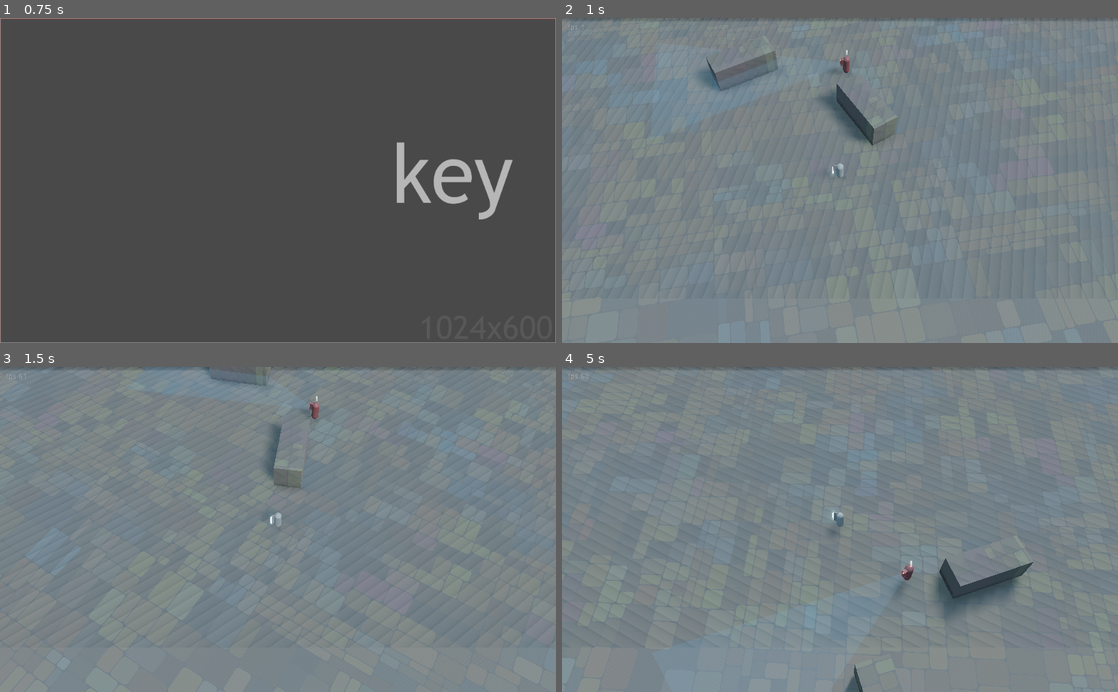
Above: before the commit, frames 1-4 (two rows, left to right).
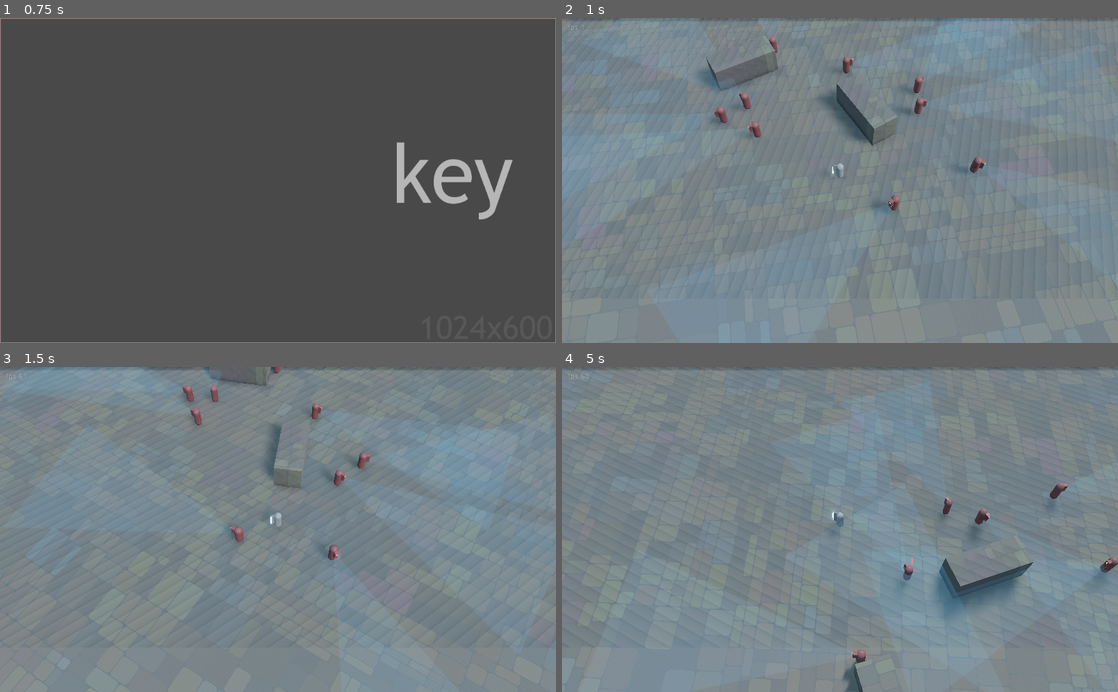
Above: after the commit, the same moments.

Repository: ioxu/key
Game: Godot game, scene res://scenes/splash.tscn
Two runs of this game, one before a commit and one after it. Both use one fixed random seed, a clock stepped at 60 frames per second and the inputs below.
Inputs (mouse positions are in pixels of both pictures, inside the frame that each line leads up to):
- Up to frame 1 (0.75 s): tap Enter at 0.5 s; move the mouse to (400, 164) at 0.52 s; hold D (move_right) from 0.53 s (still down); hold Left (camera_rotate_left) from 0.53 s (still down); click (400, 164) at 0.67 s
- Up to frame 2 (1 s): keep holding D (move_right); keep holding Left (camera_rotate_left); tap Space (jump) at 0.77 s
- Up to frame 3 (1.5 s): move the mouse to (166, 545) at 1.27 s; release D (move_right) at 1.28 s; release Left (camera_rotate_left) at 1.28 s; hold S (move_down) from 1.28 s (still down); tap Right (camera_rotate_right) at 1.35 s
- Up to frame 4 (5 s): tap Space (jump) at 1.52, 3.02, 3.77, 4.52 s; move the mouse to (895, 458) at 2.02 s; release S (move_down) at 2.03 s; hold D (move_right) 2.03-2.78 s; click (895, 458) at 2.1 s; move the mouse to (812, 594) at 2.77 s; hold W (move_up) 2.78-3.53 s; tap Left (camera_rotate_left) at 2.85 s; click (812, 594) at 2.92 s; move the mouse to (1006, 578) at 3.52 s; hold Right (camera_rotate_right) 3.53-4.28 s; hold A (move_left) from 3.53 s (still down); move the mouse to (673, 480) at 4.27 s; click (673, 480) at 4.35 s

Frame 1 is identical in both runs. In frame 2, 2.1% of the frame differs, in the area x 0-88%, y 0-60%; in frame 3, 1.8%; in frame 4, 3.6%, in the area x 50-100%, y 13-98%.

Commit message:
enemies in attacl look at player

Diff:
--- a/data/enemies/Enemy.gd
+++ b/data/enemies/Enemy.gd
@@ -14,7 +14,7 @@
 var last_direction := Vector3.ZERO
 var current_vertical_speed := Vector3.ZERO
 var movement := Vector3.ZERO
-var max_turn_rate := deg2rad(5.0)
+var max_turn_rate := deg2rad(300.0)
 var speed := Vector3.ZERO
 var is_airborne : = false
 var gravity := -10.0
@@ -50,6 +50,7 @@
 		travel_path.position_offset = Vector3(0.0, -0.5, 0.0)
 		get_node("/root/").add_child(travel_path)
 
+	$alert_icon.visible = false
 
 func bullet_hit(bullet):
 	var damage = damage_rng.randf_range(bullet.damage_range[0], bullet.damage_range[1])
@@ -76,11 +77,21 @@
 		spd = bias((speed_noise+1.0)/2.0, 0.2)
 	elif speed_noise < -0.35:
 		spd = -0.4 * bias((abs(speed_noise)+1.0)/2.0, 0.2)
-	movement_speed = spd * 7.5 * delta * 100.0
+	movement_speed = -1 * spd * 7.5 * delta * 100.0
 
 
 func _attack(delta):
-	pass
+	rotate_toward_target(delta)
+	#pass
+
+
+func rotate_toward_target(delta):
+	var to = target.global_transform.origin
+	var look = Vector3(to.x, global_transform.origin.y , to.z)
+	var T=global_transform.looking_at(look, Vector3(0,1,0))
+	global_transform.basis.x = lerp(global_transform.basis.x, T.basis.x, delta * max_turn_rate )
+	global_transform.basis.y = lerp(global_transform.basis.y, T.basis.y, delta * max_turn_rate )
+	global_transform.basis.z = lerp(global_transform.basis.z, T.basis.z, delta * max_turn_rate )
 
 
 func _physics_process(delta):
@@ -134,6 +145,7 @@
 	if body.is_in_group("Player"):
 		print(self, " spotted ", body.get_path(), "!")
 		$statemachine.set_state("attack")
+		$alert_icon.visible = true
 		target = body
 
 
@@ -141,4 +153,5 @@
 	if body.is_in_group("Player"):
 		print(self, " lost sight of ", body.get_path(), "!")
 		$statemachine.set_state("idle")
+		$alert_icon.visible = false
 		target = null
--- a/data/enemies/Enemy.tscn
+++ b/data/enemies/Enemy.tscn
@@ -9,8 +9,8 @@
 [ext_resource path="res://data/statemachine/enemy/enemyFSM.gd" type="Script" id=7]
 
 [sub_resource type="CapsuleShape" id=1]
-radius = 0.46698
-height = 0.830261
+radius = 0.55
+height = 0.55
 
 [sub_resource type="CapsuleMesh" id=2]
 radius = 0.273
@@ -65,7 +65,7 @@
 shape = SubResource( 1 )
 
 [node name="MeshInstance" type="MeshInstance" parent="."]
-transform = Transform( 1, 0, 0, 0, -1.62921e-07, 1, 0, -1, -1.62921e-07, 0, 0, 0 )
+transform = Transform( -1, 3.25841e-07, 5.30863e-14, 0, -1.62921e-07, 1, 3.25841e-07, 1, 1.62921e-07, 0, 0, 0 )
 mesh = SubResource( 2 )
 material/0 = ExtResource( 1 )
 
@@ -92,7 +92,7 @@
 shape = SubResource( 7 )
 
 [node name="vision_area" type="Area" parent="."]
-transform = Transform( 1, 0, 0, 0, 1, 0, 0, 0, 1, 0, 0.538681, 0 )
+transform = Transform( -1, 0, -3.25841e-07, 0, 1, 0, 3.25841e-07, 0, -1, 0, 0.538681, 0 )
 
 [node name="CollisionPolygon" type="CollisionPolygon" parent="vision_area"]
 transform = Transform( -1.62921e-07, -1, 1.62921e-07, 0, -1.62921e-07, -1, 1, -1.62921e-07, 2.65431e-14, 0, 0, 0 )
@@ -105,9 +105,10 @@
 material = SubResource( 8 )
 
 [node name="alert_icon" type="Sprite3D" parent="."]
-transform = Transform( 1, 0, 0, 0, 1, 0, 0, 0, 1, 0, 1.25684, 0 )
+transform = Transform( 1, 0, 0, 0, 1, 0, 0, 0, 1, 0, 1.67777, 0 )
 cast_shadow = 0
-opacity = 0.69
+modulate = Color( 1, 0.36, 0.36, 1 )
+opacity = 0.91
 pixel_size = 0.03
 billboard = 1
 texture = ExtResource( 6 )
--- a/scenes/level.tscn
+++ b/scenes/level.tscn
@@ -112,39 +112,24 @@
 
 [node name="Enemy3" parent="." instance=ExtResource( 4 )]
 transform = Transform( 0.0339052, 0, 0.999425, 0, 1, 0, -0.999425, 0, 0.0339052, -12.5604, 1.18355, 2.78339 )
-active = false
 
 [node name="Enemy4" parent="." instance=ExtResource( 4 )]
 transform = Transform( -0.988788, 0, -0.149328, 0, 1, 0, 0.149328, 0, -0.988788, -5.73695, 1.18355, 7.08563 )
-visible = false
-active = false
 
 [node name="Enemy5" parent="." instance=ExtResource( 4 )]
 transform = Transform( -0.628574, 0, 0.777749, 0, 1, 0, -0.777749, 0, -0.628574, -6.79825, 1.18355, 5.29928 )
-visible = false
-active = false
 
 [node name="Enemy" parent="." instance=ExtResource( 4 )]
 transform = Transform( -0.926081, 0, -0.377324, 0, 1, 0, 0.377324, 0, -0.926081, -3.98824, 1.35873, 4.62226 )
-visible = false
-active = false
 
 [node name="Enemy6" parent="." instance=ExtResource( 4 )]
 transform = Transform( -0.675693, 0, -0.737183, 0, 1, 0, 0.737183, 0, -0.675693, 3.46948, 1.18355, -3.85347 )
-visible = false
-active = false
 
 [node name="Enemy7" parent="." instance=ExtResource( 4 )]
 transform = Transform( 0.71385, 0, -0.700299, 0, 1, 0, 0.700299, 0, 0.71385, 1.50697, 1.18355, -10.0407 )
-visible = false
-active = false
 
 [node name="Enemy8" parent="." instance=ExtResource( 4 )]
 transform = Transform( 0.558035, 0, 0.829817, 0, 1, 0, -0.829817, 0, 0.558035, -6.27513, 1.18355, -7.91761 )
-visible = false
-active = false
 
 [node name="Enemy9" parent="." instance=ExtResource( 4 )]
 transform = Transform( 0.998067, 0, -0.0621459, 0, 1, 0, 0.0621459, 0, 0.998067, -4.24115, 1.18355, -7.49295 )
-visible = false
-active = false
